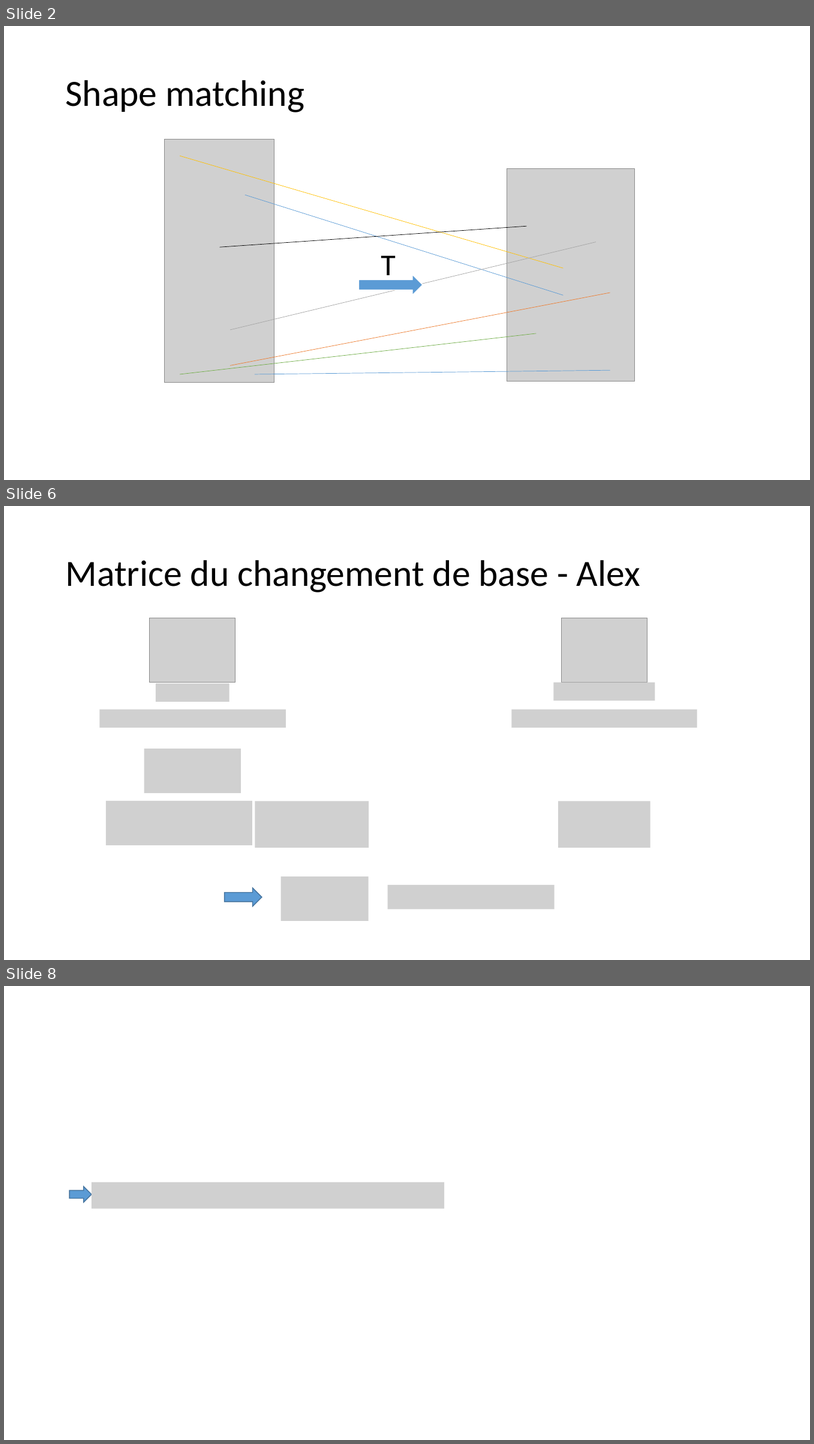
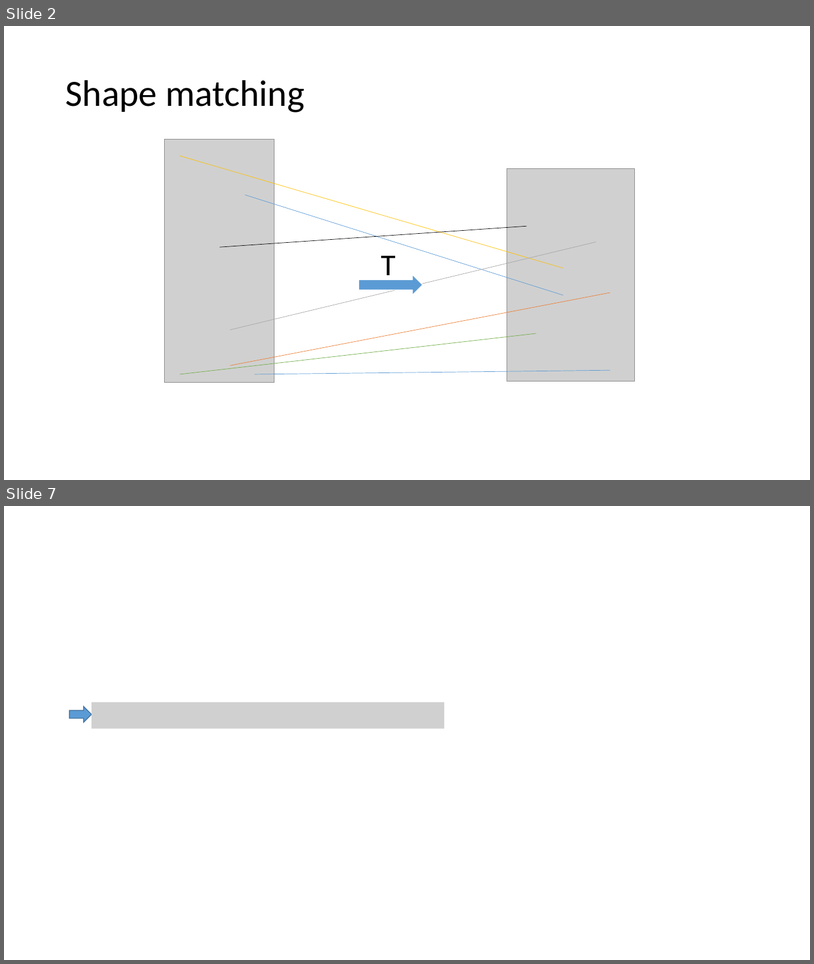
Before and after one commit to Al-th/MVA_Project_FunctionalMaps, a slide deck: Report/Presentation_slide_nico.pptx. Shown one above the other, each under a label of ours: slides 2, 6 and 8 before the commit, slides 2 and 7 after it; the slides between them are not shown. The pictures are 814x1444 and 814x964 pixels, drawn with LibreOffice and Linux fonts; fonts in the diff are those of the drawing; grey boxes stand for pictures. Boxes give left, top, right and bottom in pixels: in the first picture for what was removed or moved away, otherwise in the second. Text is boxed around its words. In the diff, an @@ line names an element or a change of style, - is before the commit and + after.

```diff
--- a/Report/Presentation_slide_nico.pptx
+++ b/Report/Presentation_slide_nico.pptx
@@ slide 6 removed at box(4, 506, 810, 960), background #FFFFFF @@
@@ title removed at box(65, 560, 641, 592) @@
-Matrice du changement de base - Alex
@@ picture removed at box(150, 618, 236, 682) @@
@@ picture removed at box(562, 618, 648, 682) @@
@@ picture removed at box(156, 683, 230, 702) @@
@@ picture removed at box(554, 682, 656, 700) @@
@@ picture removed at box(99, 709, 286, 727) @@
@@ picture removed at box(512, 709, 698, 727) @@
@@ picture removed at box(144, 748, 241, 793) @@
@@ picture removed at box(106, 801, 252, 846) @@
@@ picture removed at box(255, 801, 369, 847) @@
@@ picture removed at box(559, 801, 651, 847) @@
@@ picture removed at box(281, 876, 369, 921) @@
@@ right arrow removed at box(225, 888, 263, 906) @@
@@ picture removed at box(387, 885, 555, 909) @@
@@ what was slide 8 is now slide 7 @@
```
Also in this commit, not shown: 5 slides changed, 3 slides added, 3 other slides removed.
